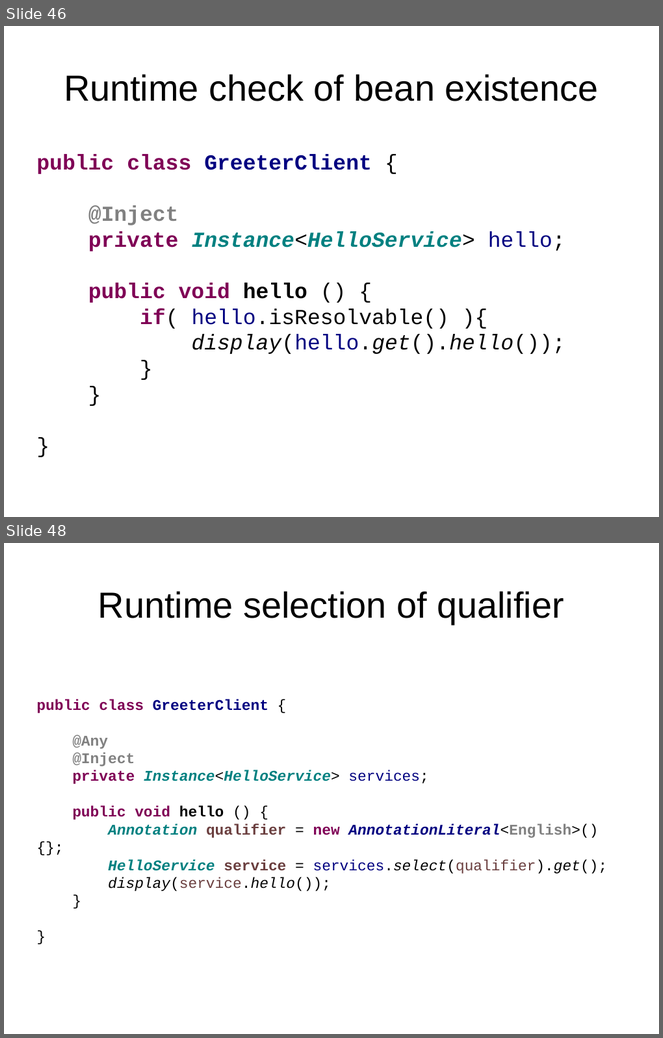
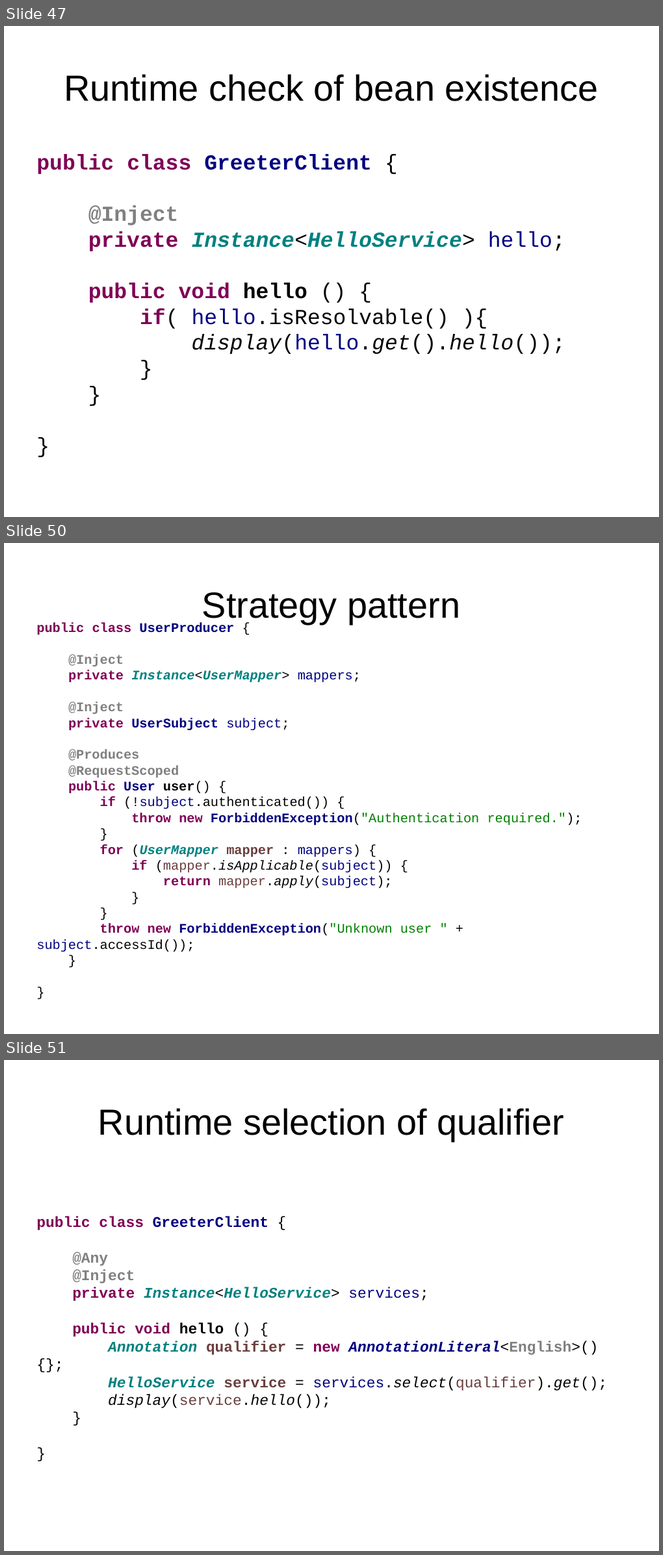
Before and after one commit to FrigoCoder/CDI, a slide deck: CDI.odp. Shown one above the other, each under a label of ours: slides 46 and 48 before the commit, slides 47, 50 and 51 after it; the slides between them are not shown. The pictures are 663x1038 and 663x1555 pixels, drawn with LibreOffice and Linux fonts; fonts in the diff are those of the drawing. Boxes give left, top, right and bottom in pixels: in the first picture for what was removed or moved away, otherwise in the second. Text is boxed around its words. In the diff, an @@ line names an element or a change of style, - is before the commit and + after.

```diff
--- a/CDI.odp
+++ b/CDI.odp
@@ slide 50 added at [4, 543, 659, 1034], background #FFFFFF @@
@@ title added at [202, 592, 460, 624], 44 pt, text #000000 @@
+Strategy pattern
@@ text added at [36, 623, 582, 953], 16 pt, text #000080, bold @@
+public class UserProducer {
+@Inject
+private Instance<UserMapper> mappers;
+@Inject
+private UserSubject subject;
+@Produces
+@RequestScoped
+public User user() {
+if (!subject.authenticated()) {
+throw new ForbiddenException("Authentication required.");
+}
+for (UserMapper mapper : mappers) {
+if (mapper.isApplicable(subject)) {
+return mapper.apply(subject);
+}
+}
+throw new ForbiddenException("Unknown user " + subject.accessId());
+}
+}
@@ what was slide 46 is now slide 47 @@
@@ what was slide 48 is now slide 51 @@
```
Also in this commit, not shown: 2 slides changed, 4 other slides added, 1 slide removed, 3 other files.
